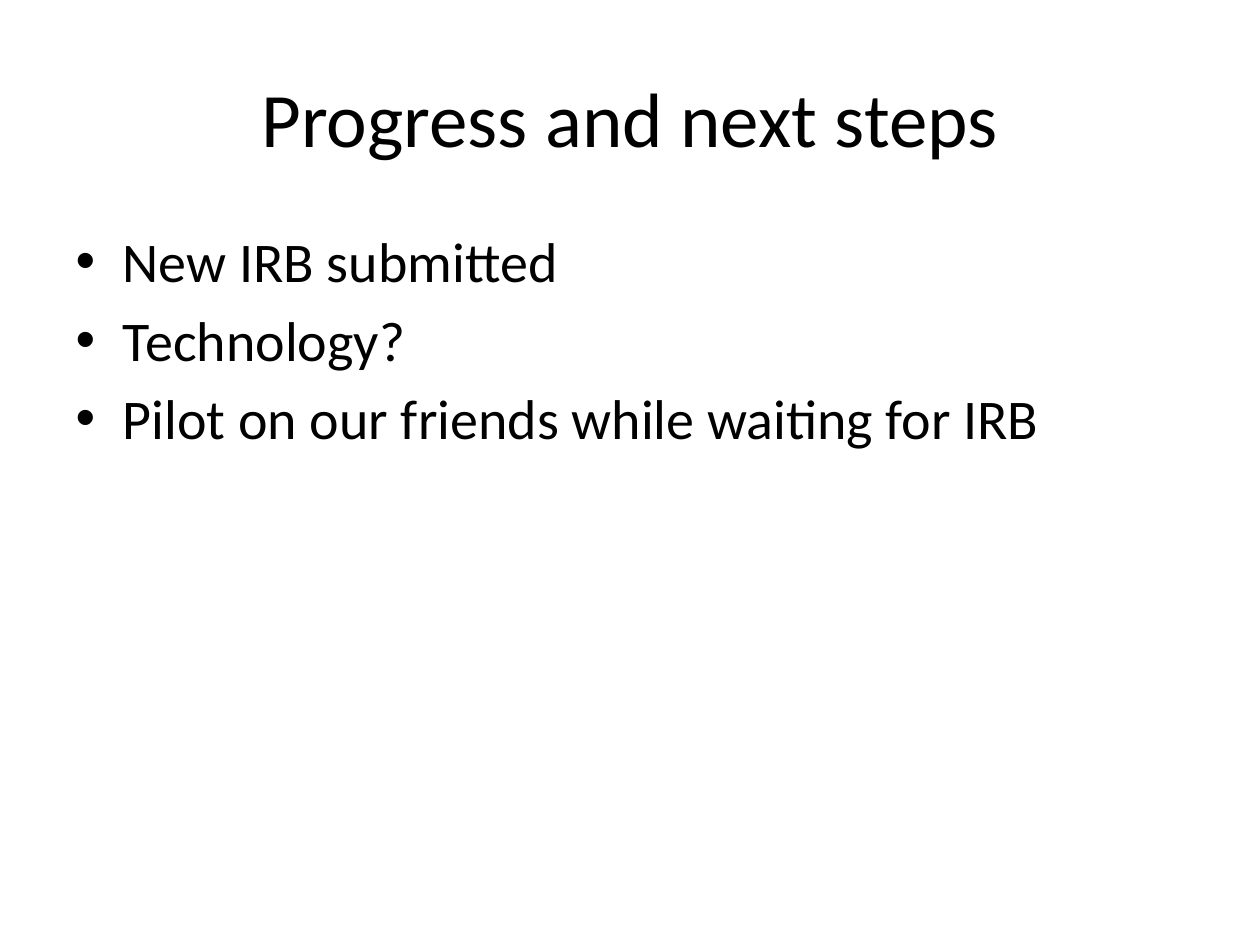
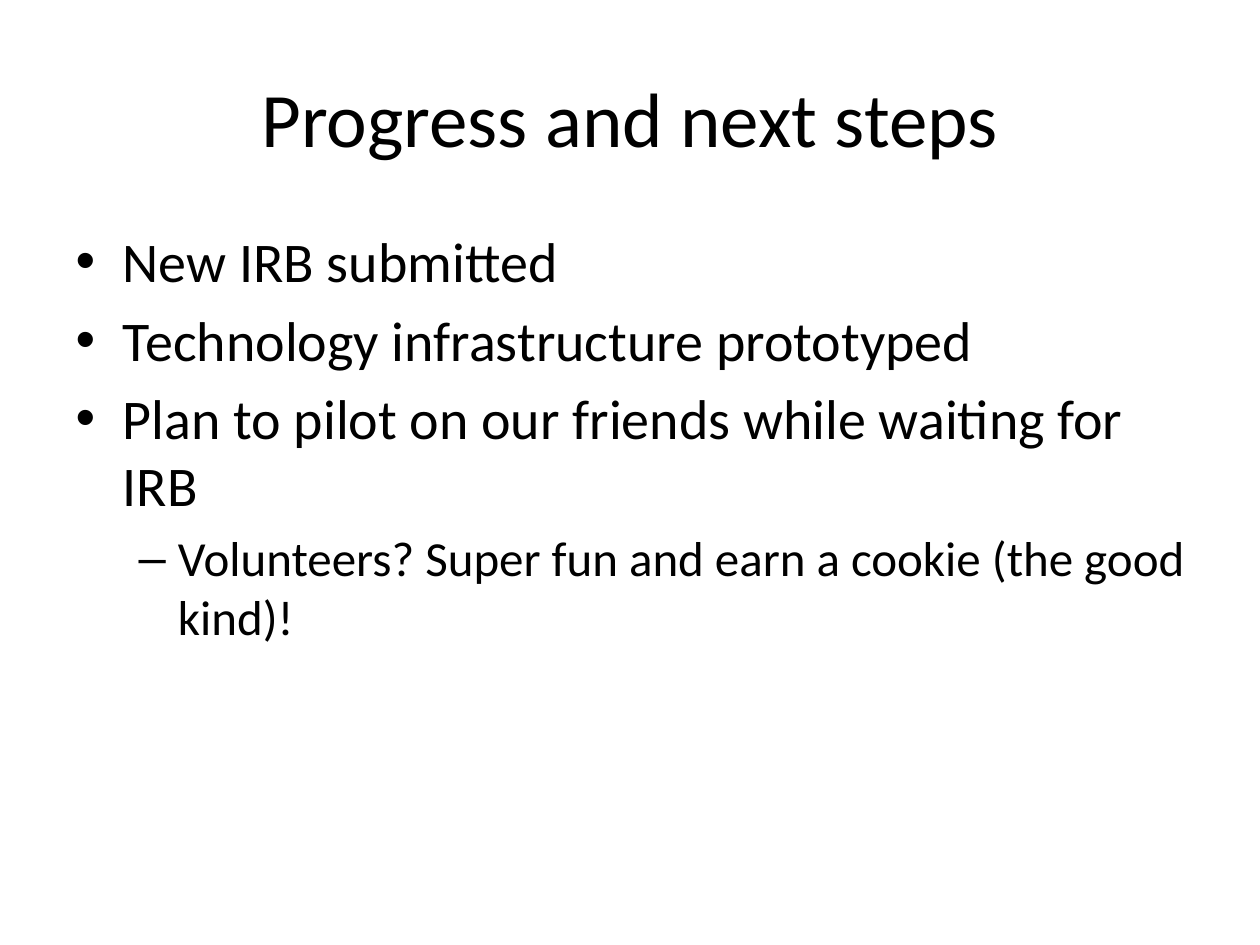
Before and after one commit to scyrusk/UPSFacebookFriendGrouping, a slide deck: slide 10 of ProgressReport/20111101ProgRepPresv1.pptx (slide 9 before the commit). Drawn at 1260x945 pixels with LibreOffice and Linux fonts; fonts in the diff are those of the drawing. Boxes give left, top, right and bottom in pixels: in the first picture for what was removed or moved away, otherwise in the second. Text is boxed around its words. In the diff, an @@ line names an element or a change of style, - is before the commit and + after.

```diff
--- a/ProgressReport/20111101ProgRepPresv1.pptx
+++ b/ProgressReport/20111101ProgRepPresv1.pptx
@@ text at (x1=123, y1=322, x2=1184, y2=642): text changed @@
-• Technology?
-• Pilot on our friends while waiting for IRB
+• Technology infrastructure prototyped
+• Plan to pilot on our friends while waiting for IRB
+  – Volunteers? Super fun and earn a cookie (the good kind)!
```
Also in this commit, not shown: 4 other slides changed, 2 slides added, 1 slide removed.
